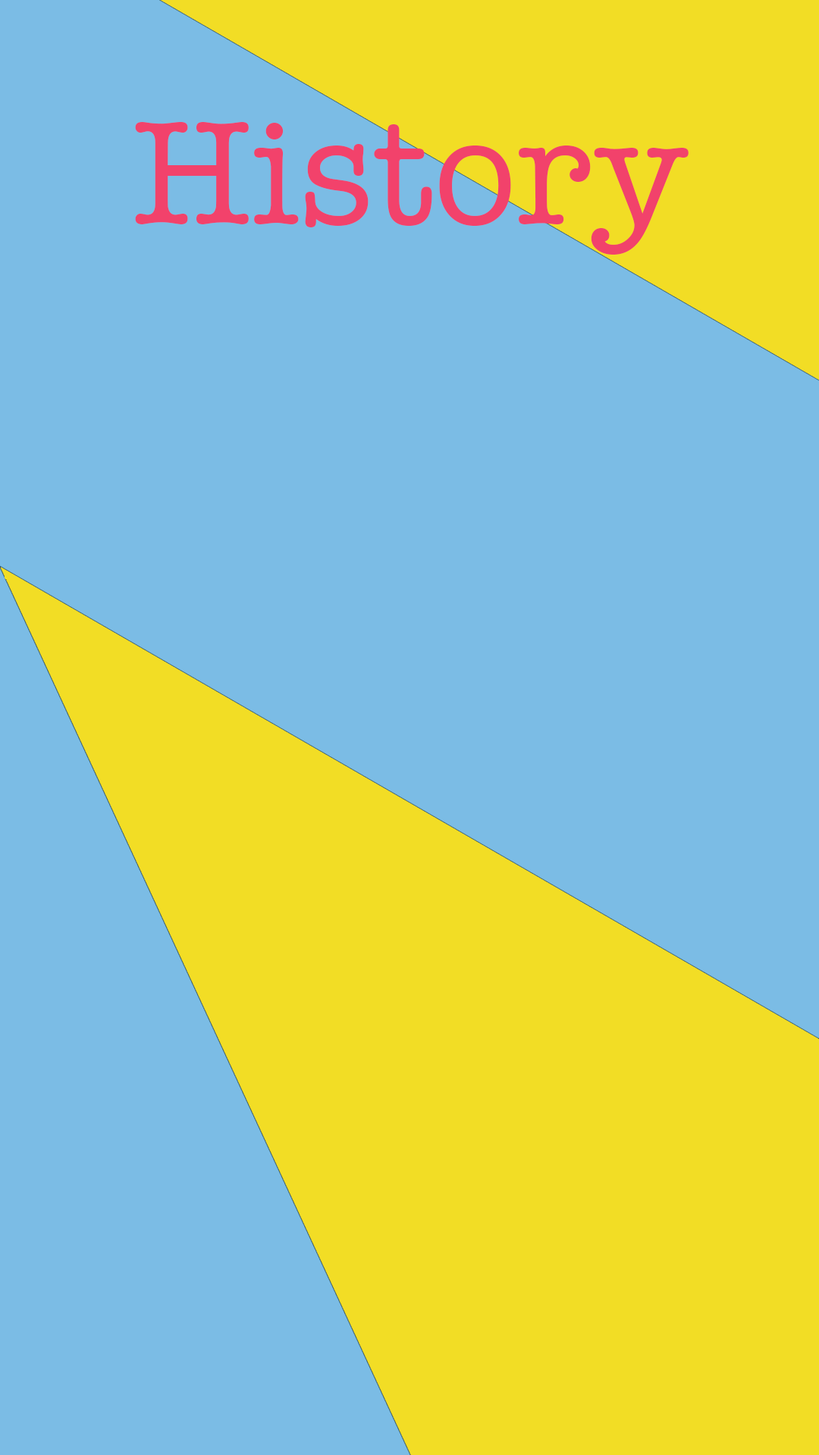
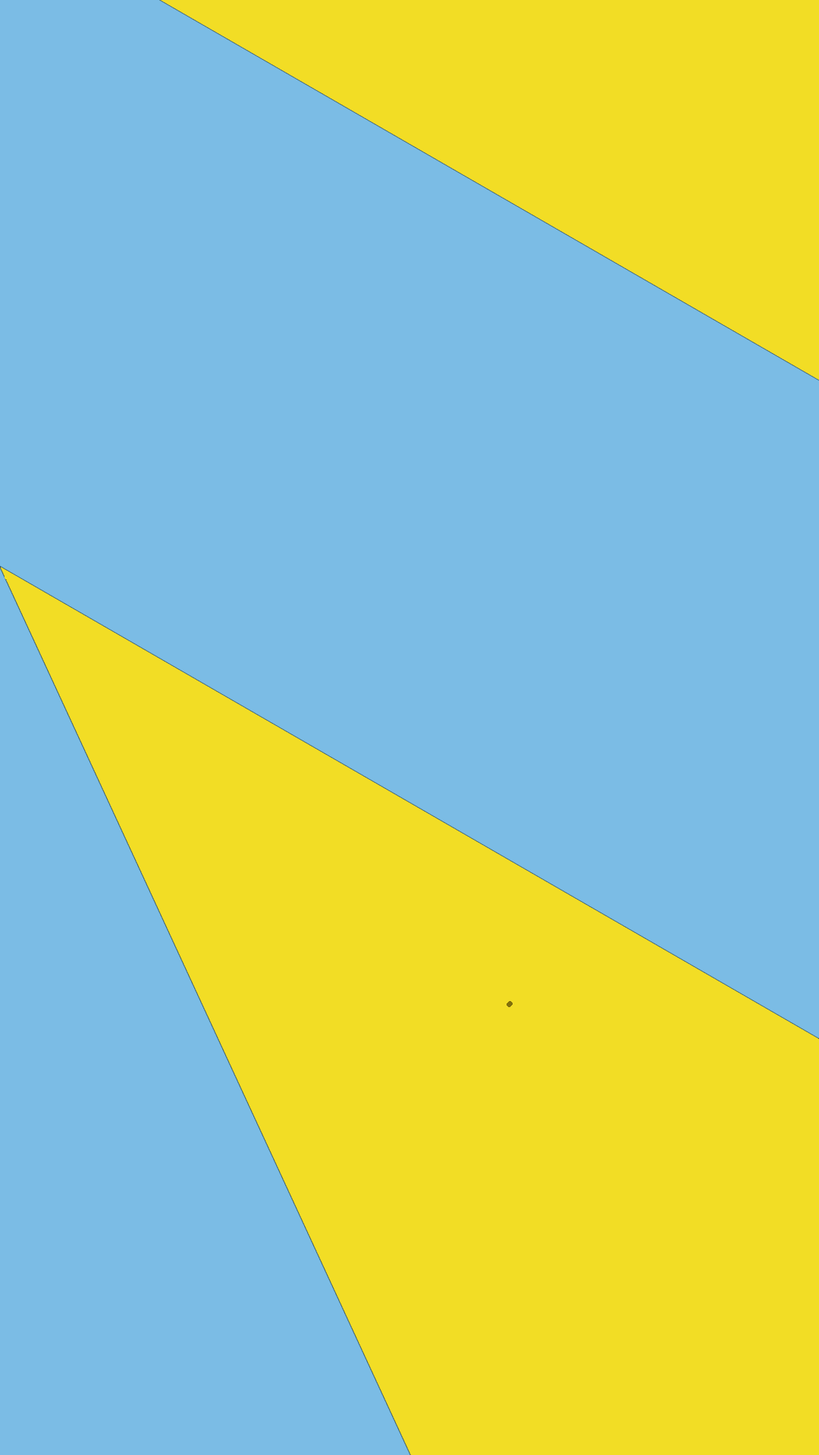
Two versions of the same layered image (819x1455). Layer-by-layer changes:
removed layer "History" over bbox(134, 122, 689, 255)
painted on "Rectangle 2" over bbox(506, 1001, 513, 1008)
